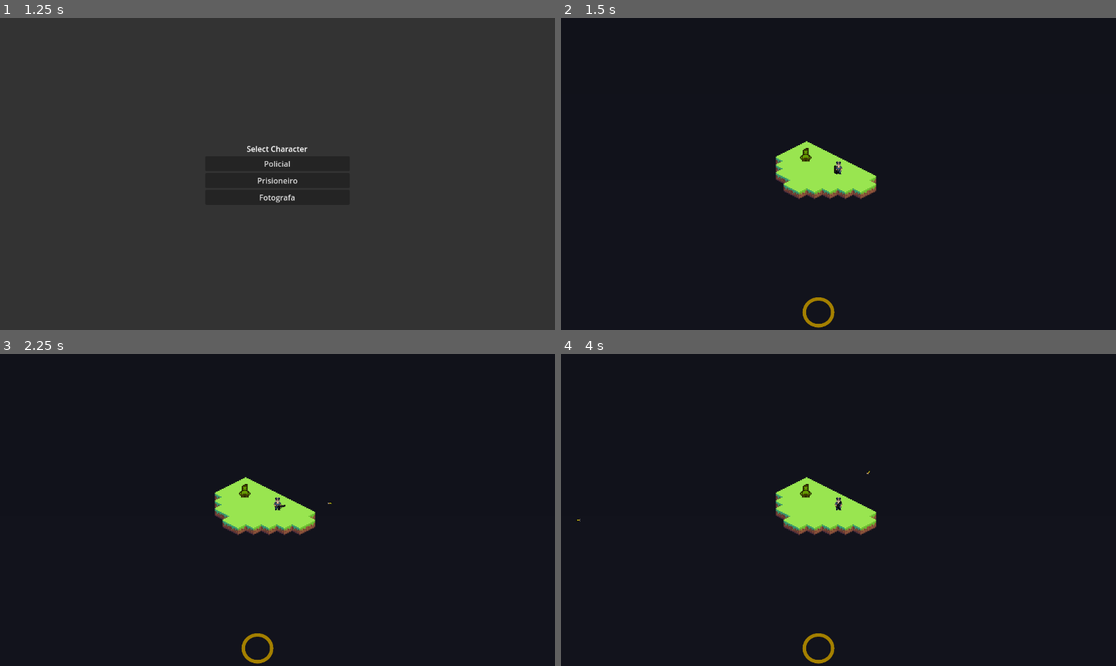
Above: before the commit, frames 1-4 (two rows, left to right).
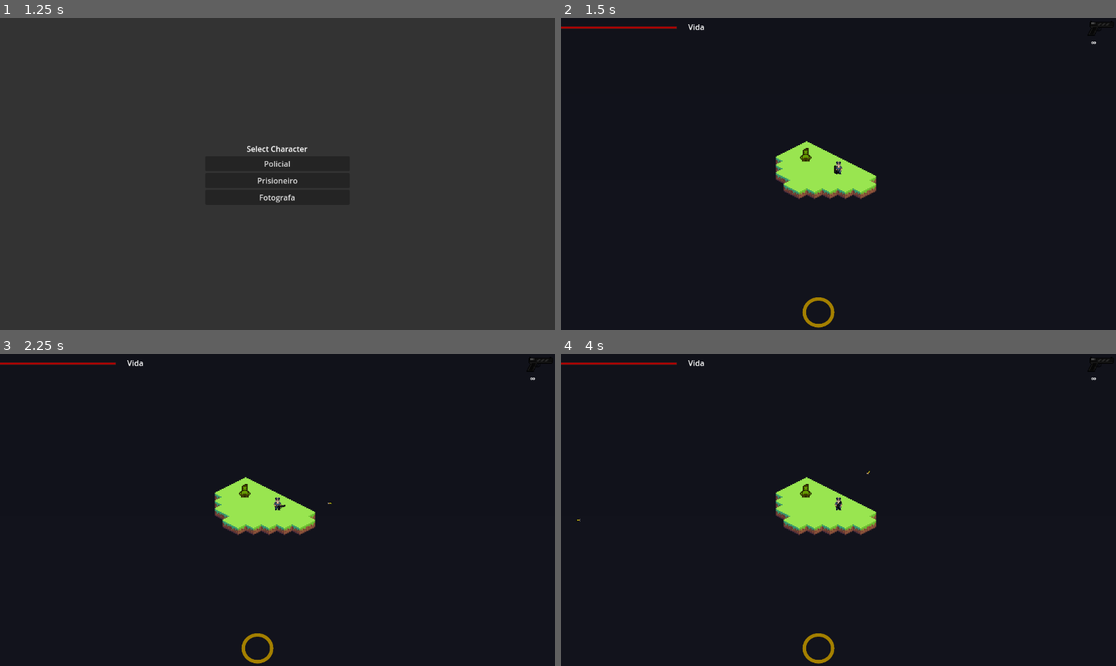
Above: after the commit, the same moments.

Repository: Kennykiller36/project-rogue-zombie
Game: Godot game, scene res://scenes/main_menu_scene/main_menu.tscn
The game is run twice, just before and just after one commit, with the same random seed, the same clock (stepped at 60 frames per second) and the same inputs.
Inputs (mouse positions are in pixels of both pictures, inside the frame that each line leads up to):
- Up to frame 1 (1.25 s): click "Start Game" at 0.5 s
- Up to frame 2 (1.5 s): click "Policial" at 1.25 s
- Up to frame 3 (2.25 s): tap Enter at 2 s; move the mouse to (399, 494) at 2.02 s; press the mouse at (399, 494) at 2.03 s
- Up to frame 4 (4 s): release the mouse at (960, 494) at 2.75 s; tap Space at 2.75 s; drag from (727, 525) to (838, 503) at 2.77 s; tap Enter at 3.5 s; move the mouse to (894, 441) at 3.52 s; hold Z (addHealth) from 3.53 s (still down); click (894, 441) at 3.8 s

Frame 1 is identical in both runs. In frame 2, 0.2% of the frame differs, in the area x 0-100%, y 1-9%; in frame 3, 0.2%; in frame 4, 0.2%.

Commit message:
Add hud da arma e da quantidade de municao restante

Diff:
--- a/entidades/arma/arma.gd
+++ b/entidades/arma/arma.gd
@@ -1,4 +1,7 @@
 extends Node2D
+
+signal shot
+signal weapon_data_ready
 
 @export var tipo_arma: int = 1
 @export var weapon_data: WeaponData
@@ -15,7 +18,7 @@
 func setup_weapon(weapon_type: int) -> void:
 	tipo_arma = weapon_type
 	match tipo_arma:
-		1:
+		0, 1:
 			weapon_data = preload("res://entidades/arma/pistol.tres").duplicate()
 		2:
 			weapon_data = preload("res://entidades/arma/shotgun.tres").duplicate()
@@ -24,11 +27,15 @@
 		_:
 			push_error("Invalid tipo_arma value!")
 			return
+
 	municao_atual = weapon_data.max_ammo
+
 	if weapon_data.gun_texture:
 		sprite.texture = weapon_data.gun_texture
 	else:
 		push_warning("Gun texture not set in WeaponData!")
+
+	weapon_data_ready.emit()
 
 
 func mirar() -> void:
@@ -60,6 +67,8 @@
 	if !weapon_data.infinite_ammo:
 		municao_atual = max(municao_atual - 1, 0)
 	print(municao_atual)
+	shot.emit()
+
 
 func _process(delta: float) -> void:
 	mirar()
--- /dev/null
+++ b/hud_arma.gd
@@ -0,0 +1,56 @@
+extends Control
+
+@onready var weapon_sprite: Sprite2D = $Sprite2D
+@onready var ammo_label: Label = $Label
+
+var arma: Node2D
+
+
+func _ready() -> void:
+	find_arma()
+	connect_signals()
+
+
+func find_arma() -> void:
+	var player := get_tree().get_first_node_in_group("player")
+	if not player:
+		push_warning("Player não encontrado")
+		return
+
+	arma = player.get_node_or_null("arma")
+	if not arma:
+		push_warning("Arma não encontrada")
+
+
+func connect_signals() -> void:
+	if not arma:
+		return
+
+	if not arma.weapon_data_ready.is_connected(_on_weapon_data_ready):
+		arma.weapon_data_ready.connect(_on_weapon_data_ready)
+
+	if not arma.shot.is_connected(_on_arma_shot):
+		arma.shot.connect(_on_arma_shot)
+
+
+func update_display() -> void:
+	if not arma or not arma.weapon_data:
+		return
+
+	var data: WeaponData = arma.weapon_data
+
+	weapon_sprite.texture = data.gun_texture if data.gun_texture else null
+
+	if data.infinite_ammo:
+		ammo_label.text = "∞"
+	else:
+		ammo_label.text = str(arma.municao_atual)
+
+
+##Signals
+func _on_weapon_data_ready() -> void:
+	update_display()
+
+
+func _on_arma_shot() -> void:
+	update_display()
--- a/scenes/HUD/canvas_hud.tscn
+++ b/scenes/HUD/canvas_hud.tscn
@@ -1,8 +1,9 @@
-[gd_scene load_steps=4 format=3 uid="uid://cxt56vn25i6xo"]
+[gd_scene load_steps=5 format=3 uid="uid://cxt56vn25i6xo"]
 
 [ext_resource type="PackedScene" uid="uid://87bq5vkjlxve" path="res://scenes/HUD/barra_de_hp.tscn" id="1_1bv0e"]
 [ext_resource type="Texture2D" uid="uid://femicxaauumb" path="res://sprites/hud/progress_bar.png" id="2_fd8di"]
 [ext_resource type="Script" uid="uid://dn2ijsl87avf7" path="res://scenes/HUD/barra_de_habilidade.gd" id="3_cap0m"]
+[ext_resource type="PackedScene" uid="uid://cf50d6jjdbqoo" path="res://scenes/HUD/hud_arma.tscn" id="4_xroia"]
 
 [node name="CanvasHud" type="CanvasLayer"]
 
@@ -28,3 +29,14 @@
 tint_progress = Color(0.6423496, 0.500957, 0, 1)
 script = ExtResource("3_cap0m")
 metadata/_edit_use_anchors_ = true
+
+[node name="HudArma" parent="." instance=ExtResource("4_xroia")]
+anchors_preset = 1
+anchor_left = 1.0
+anchor_bottom = 0.0
+offset_left = -34.0
+offset_top = 16.0
+offset_right = -34.0
+offset_bottom = 16.0
+grow_horizontal = 0
+grow_vertical = 1
--- /dev/null
+++ b/scenes/HUD/hud_arma.tscn
@@ -0,0 +1,22 @@
+[gd_scene load_steps=2 format=3 uid="uid://cf50d6jjdbqoo"]
+
+[ext_resource type="Script" uid="uid://bargu115amt8m" path="res://hud_arma.gd" id="1_na4pw"]
+
+[node name="HudArma" type="Control"]
+layout_mode = 3
+anchors_preset = 15
+anchor_right = 1.0
+anchor_bottom = 1.0
+grow_horizontal = 2
+grow_vertical = 2
+script = ExtResource("1_na4pw")
+
+[node name="Sprite2D" type="Sprite2D" parent="."]
+scale = Vector2(0.2620907, 0.2620907)
+
+[node name="Label" type="Label" parent="."]
+layout_mode = 0
+offset_left = -18.0
+offset_top = 23.0
+offset_right = 22.0
+offset_bottom = 46.0
--- a/scenes/test_scene/test_scene.tscn
+++ b/scenes/test_scene/test_scene.tscn
@@ -6,6 +6,7 @@
 [ext_resource type="PackedScene" uid="uid://chrmr726s6myt" path="res://entidades/player/player.tscn" id="3_xkp7d"]
 [ext_resource type="PackedScene" uid="uid://bwk1s1m7hif1b" path="res://scenes/aba_dialogos/ui_dialogo.tscn" id="6_vrddd"]
 [ext_resource type="PackedScene" uid="uid://qf84jogtbtmc" path="res://entidades/npc_dialogo/npc_da_run.tscn" id="7_vrddd"]
+[ext_resource type="Resource" path="res://entidades/player/policial.tres" id="8_policial"]
 
 [sub_resource type="NavigationPolygon" id="NavigationPolygon_wgdak"]
 vertices = PackedVector2Array(8, 0, 0, 4, -8, 0, 0, -4)
@@ -57,6 +58,7 @@
 script = ExtResource("2_qicnp")
 
 [node name="Player" parent="." instance=ExtResource("3_xkp7d")]
+player_data = ExtResource("8_policial")
 position = Vector2(17, -26)
 
 [node name="Camera2D" type="Camera2D" parent="Player"]
Not shown, added: hud_arma.gd.uid
